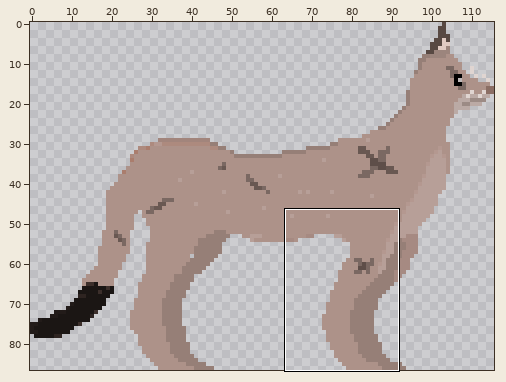
File history of a pixel-art file, sprite/boss/boss onça-parda.aseprite. The first picture is a wide view before the edit; the outline marks the close-up.
Close-up. Old version:
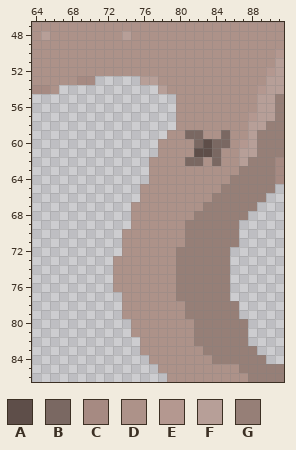
116x87 pixels, 1 frame. Colours within 5 levels of each other are drawn and written as one. Shown: x 64..91, y 47..86.
Visible layers, top first: "corpo", "pata/Pata Inferior 1", "pata/Pata inferior 2".
Palette (. is transparent): A #5e4e49  B #7a6862  C #a68a82  D #ad9289  E #b49890  F #b79f98  G #967f77
Pixels before, first column x 64:
47 DDDDDDDDDDDDDDDDDDDDDDDDDDDD
48 DFDDDDDDDDFDDDDDDDDDDDDDDDDD
49 DDDDDDDDDDDDDDDDDDDDDDDDDDDD
50 DDDDDDDDDDDDDDDDDDDDDDDDDDDE
51 DDDDDDDDDDDDDDDDDDDDDDDDDDDF
52 DDDDDDDDDDDDDDDDDDDDDDDDDDEF
53 DDDDDCC.....FFDDDDDDDDDDDDFF
54 CCD...........FDDDDDDDDDDEFF
55 ................DDDDDDDDDFFG
56 ................DDDDDDDDDFFG
57 ................DDDDDDDDEFFG
58 ................DDDDDDDDFFGG
59 ...............DDBBDDBDDFGGG
60 ..............DDDDBABBDEFGGG
61 ..............DDDDAABDDFFGGG
62 .............DDDDBBDBDDFGGGC
63 .............DDDDDDDDDDGGGGC
64 .............DDDDDDDDDGGGGGC
65 ............DDDDDDDDDGGGGGG.
66 ............DDDDDDDDGGGGGG..
67 ...........DDDDDDDDGGGGGG...
68 ...........DDDDDDDGGGGGG....
69 ...........DDDDDDGGGGGG.....
70 ..........DDDDDDDGGGGGG.....
71 ..........DDDDDDDGGGGGG.....
72 ..........DDDDDDGGGGGG......
73 .........DDDDDDDGGGGGG......
74 .........DDDDDDDGGGGGG......
75 .........DDDDDDDGGGGGG......
76 .........DDDDDDDGGGGGG......
77 ..........DDDDDDGGGGGG......
78 ..........DDDDDDDGGGGGG.....
79 ..........DDDDDDDGGGGGG.....
80 ...........DDDDDDDGGGGGG....
81 ...........DDDDDDDGGGGGG....
82 ............DDDDDDGGGGGG....
83 ............DDDDDDDGGGGGG...
84 .............DDDDDDDGGGGGG..
85 ..............DDDDDDDDDGGGGG
86 ...............DDDDDDDDDGGGG
And afterwards:
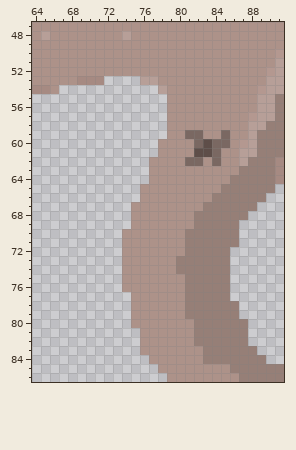
The exact change:
Layer "pata/Pata Inferior 1":
y 53: x 71 . -> C
y 55..58: x 79 . -> D
y 69: x 81 G -> D
y 72: x 80 G -> D
y 73..74: x 73 D -> .
y 75..76: x 73 D -> .; x 80 G -> D
y 77: x 74 D -> .; x 80 G -> D
y 78..79: x 74 D -> .
y 81: x 75 D -> .
y 84: x 83 D -> G
y 85: x 86 D -> G
y 86: x 87 D -> G
Boxes around the changes in both close-ups, in picture pixels (x1, y1, x2, y2):
added: (95, 76, 104, 85)
added: (167, 94, 176, 130)
changed: (176, 220, 194, 301)
erased: (113, 256, 140, 337)
changed: (203, 355, 248, 382)
